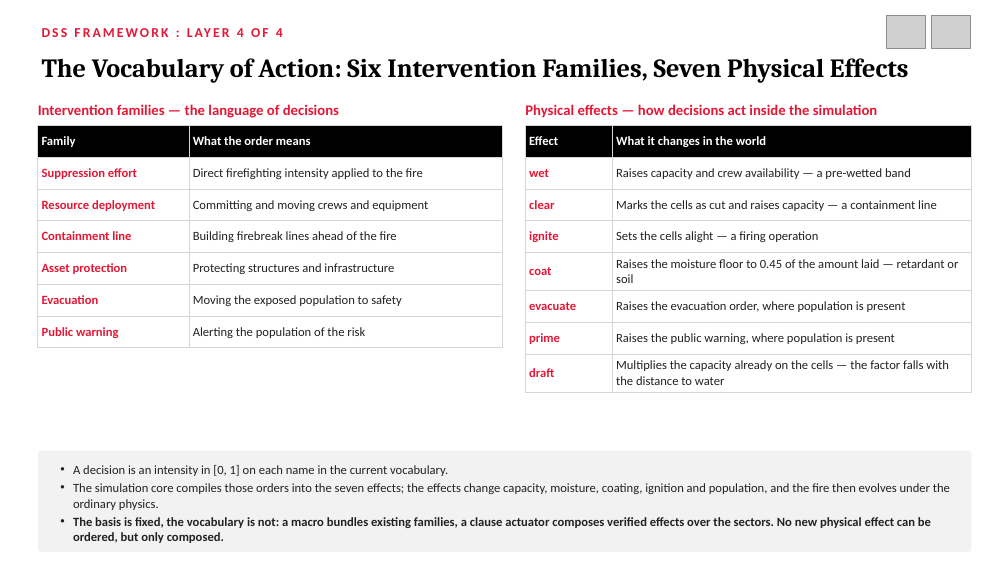
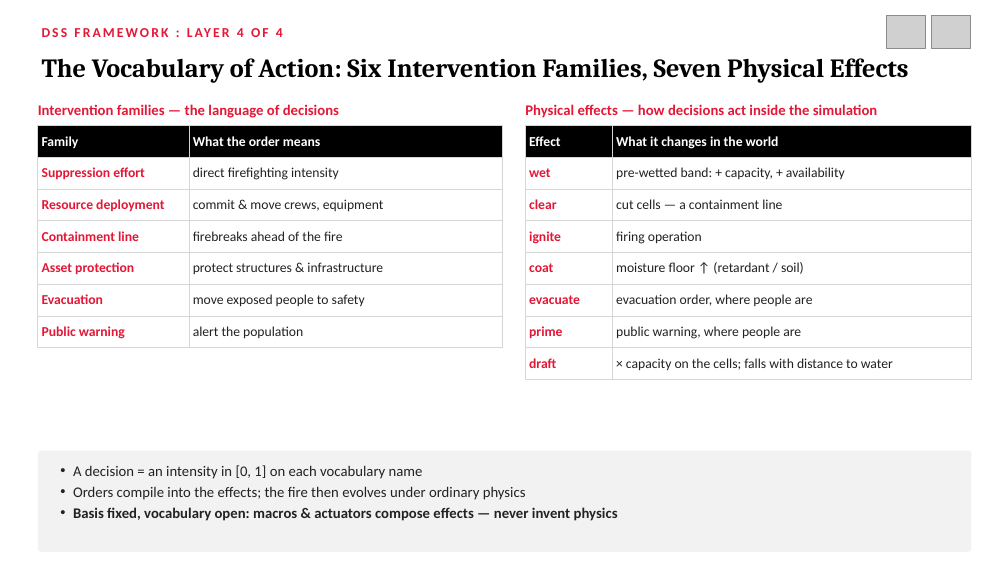
Before and after one commit to northwind13/Enhanced_DSS, a slide deck: slide 29 of 01_Thesis/DisasterAware_Presentation.pptx (slide 45 before the commit). Drawn at 1008x567 pixels with LibreOffice and Linux fonts; fonts in the diff are those of the drawing; grey boxes stand for pictures. Boxes give left, top, right and bottom in pixels: in the first picture for what was removed or moved away, otherwise in the second. Text is boxed around its words. In the diff, an @@ line names an element or a change of style, - is before the commit and + after.

```diff
--- a/01_Thesis/DisasterAware_Presentation.pptx
+++ b/01_Thesis/DisasterAware_Presentation.pptx
@@ table at [38,126,503,348] @@
-row 2, column 2: Direct firefighting intensity applied to the fire
+row 2, column 2: direct firefighting intensity
-row 3, column 2: Committing and moving crews and equipment
+row 3, column 2: commit & move crews, equipment
-row 4, column 2: Building firebreak lines ahead of the fire
+row 4, column 2: firebreaks ahead of the fire
-row 5, column 2: Protecting structures and infrastructure
+row 5, column 2: protect structures & infrastructure
-row 6, column 2: Moving the exposed population to safety
+row 6, column 2: move exposed people to safety
-row 7, column 2: Alerting the population of the risk
+row 7, column 2: alert the population
@@ size 12 to 13 pt in "Family", "What the order means", "Suppression effort", "Resource deployment" and 4 more places @@
@@ table at [526,126,972,380] @@
-row 2, column 2: Raises capacity and crew availability — a pre-wetted band
+row 2, column 2: pre-wetted band: + capacity, + availability
-row 3, column 2: Marks the cells as cut and raises capacity — a containment line
+row 3, column 2: cut cells — a containment line
-row 4, column 2: Sets the cells alight — a firing operation
+row 4, column 2: firing operation
-row 5, column 2: Raises the moisture floor to 0.45 of the amount laid — retardant or soil
+row 5, column 2: moisture floor ↑ (retardant / soil)
-row 6, column 2: Raises the evacuation order, where population is present
+row 6, column 2: evacuation order, where people are
-row 7, column 2: Raises the public warning, where population is present
+row 7, column 2: public warning, where people are
-row 8, column 2: Multiplies the capacity already on the cells — the factor falls with the distance to water
+row 8, column 2: × capacity on the cells; falls with distance to water
@@ size 12 to 13 pt in "Effect", "What it changes in the world", "wet", "clear" and 5 more places @@
@@ text at [73,465,618,521]: text changed; size 12 to 14 pt @@
-• A decision is an intensity in [0, 1] on each name in the current vocabulary.
-• The simulation core compiles those orders into the seven effects; the effects change capacity, moisture, coating, ignition and population, and the fire then evolves under the ordinary physics.
-• The basis is fixed, the vocabulary is not: a macro bundles existing families, a clause actuator composes verified effects over the sectors. No new physical effect can be ordered, but only composed.
+• A decision = an intensity in [0, 1] on each vocabulary name
+• Orders compile into the effects; the fire then evolves under ordinary physics
+• Basis fixed, vocabulary open: macros & actuators compose effects — never invent physics
```
Also in this commit, not shown: 56 other slides changed, 6 slides added, 22 slides removed, 1 other file.
